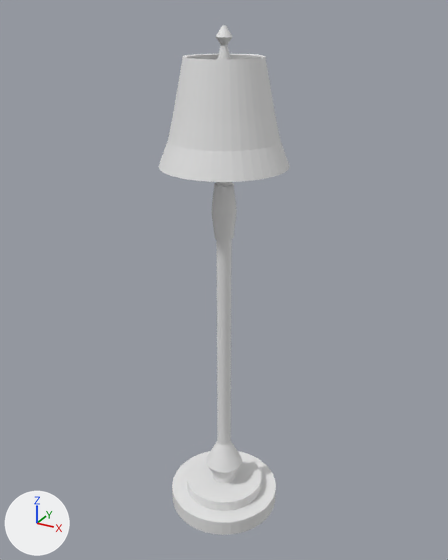
Two versions of the FBX model Assets/Models/HG_Models/HG_model_newLamp.fbx, one commit apart.
Rendered twice from a 50 mm camera at (1.46, -2.65, 2.49) aimed at (-0.02, 0.03, 1.15). Arrows for +X, +Y and +Z are at lower left; the lights stay in place. Where no turn or scale is listed for an object, it has been applied to the vertices. Vertices at the same position are counted once.

Objects in the first picture: 'LampBody', 'lampHead'.
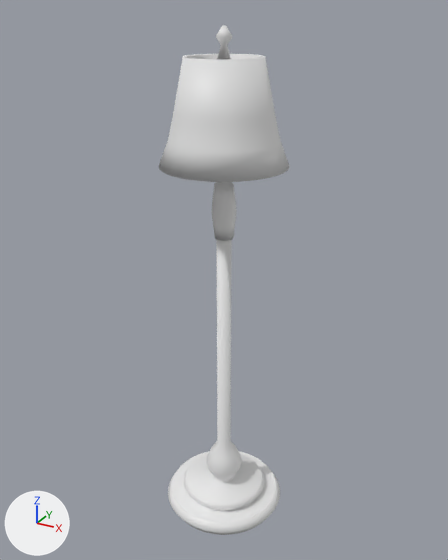
Where the change shows, as pixel boxes (x1, y1, x2, y2) in the pictures (448 x 560 px):
'LampBody', reshaped (8% wider)
    before: (172, 25, 276, 535)
    after: (168, 25, 280, 535)
part 1 of me_cylinder_001, shading changed
    both: (159, 54, 289, 182)
part 2 of me_cylinder, added
    after: (168, 441, 280, 535)
part 3 of me_cylinder, added
    after: (211, 184, 237, 241)

Patch to the scene script:
```diff
--- a/Assets/Models/HG_Models/HG_model_newLamp.fbx.py
+++ b/Assets/Models/HG_Models/HG_model_newLamp.fbx.py
@@ me_cylinder @@
 # used by ob_lampbody; location = (0.0, 0.0, -0.255)
-me_cylinder.from_pydata(...)  # 720 vertices, 644 faces; spans x -0.32..0.32, y -0.32..0.32, z -0.05..2.67
+me_cylinder.from_pydata(...)  # 960 vertices, 884 faces; spans x -0.35..0.35, y -0.35..0.35, z -0.05..2.67
+# me_cylinder part 2: 160 vertices added at x -0.35..0.35, y -0.35..0.35, z 0.0..0.3
+# me_cylinder part 3: 80 vertices added at x -0.06..0.06, y -0.06..0.06, z 1.73..1.87
+# me_cylinder part 4: the surface is now shaded smooth
@@ me_cylinder_001 @@
 me_cylinder_001.from_pydata(...)  # 320 vertices, 320 faces; spans x -0.32..0.32, y -0.32..0.32, z 1.78..2.284
 # used by ob_lamphead; location = (0.0, 0.0, 0.0)
+# me_cylinder_001 part 1: edges marked sharp go from 640 to 0
```
